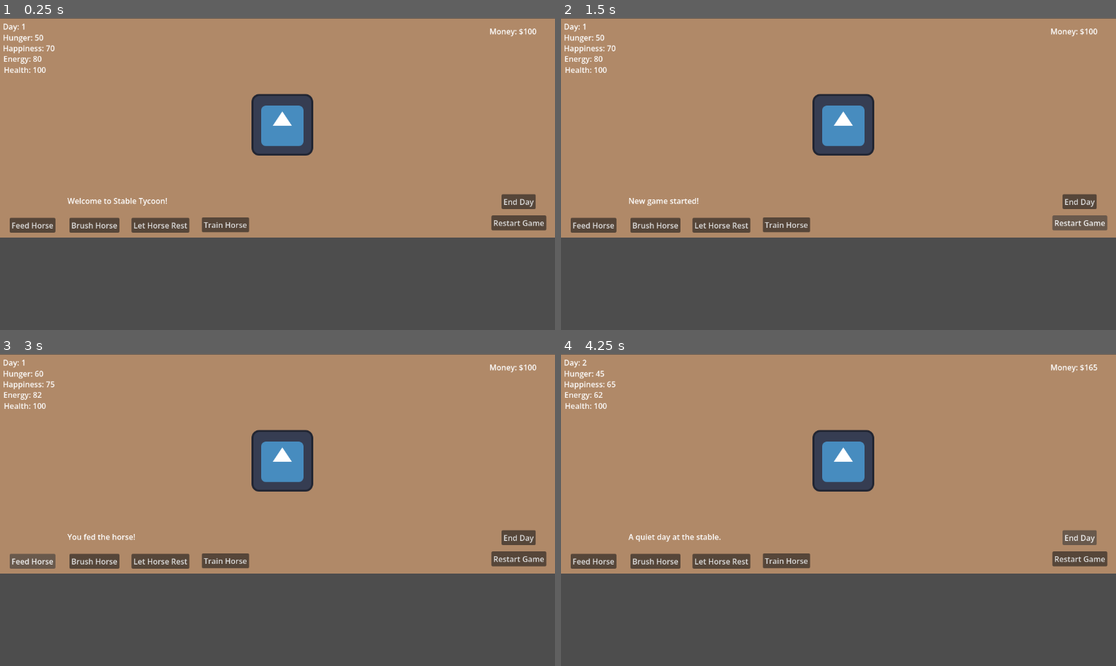
Above: before the commit, frames 1-4 (two rows, left to right).
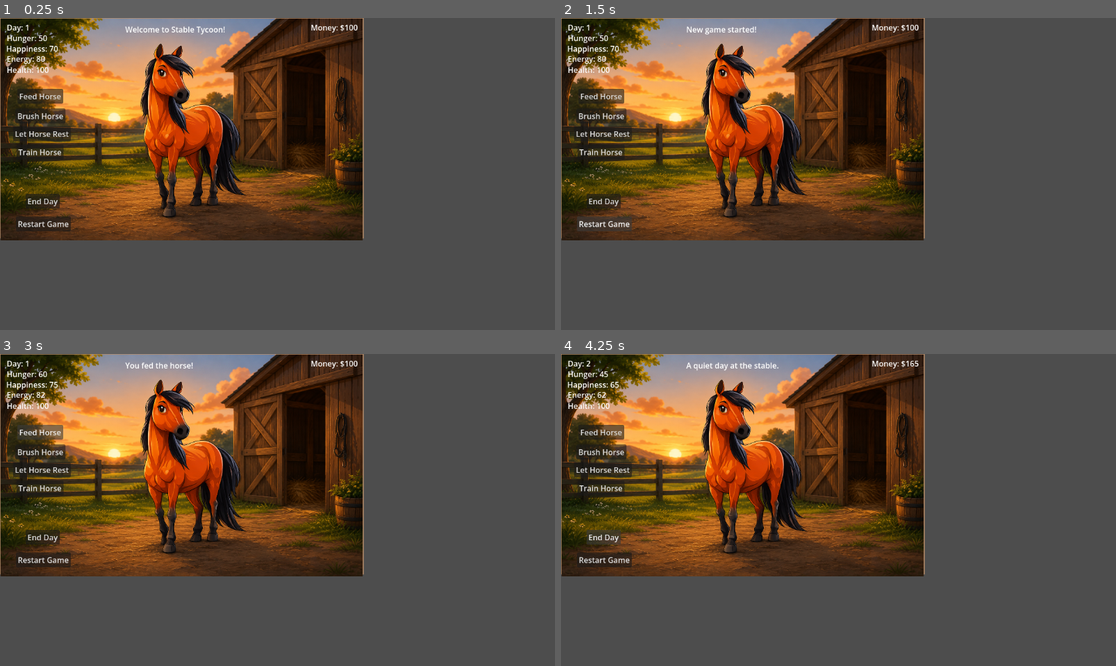
Above: after the commit, the same moments.

Repository: veronica-foltz/stable-tycoon
Game: Godot game, scene res://scenes/main.tscn
Same seed, same stepped clock (60 frames per second), same inputs: the game is played once before the commit and once after it. The engine's default icon, where the game draws it, is replaced by a stand-in: a white triangle on a blue panel in a dark square.
Inputs:
- Up to frame 1 (0.25 s): no input
- Up to frame 2 (1.5 s): click "Restart Game" at 0.5 s; click "Restart Game" at 1.25 s
- Up to frame 3 (3 s): click "Restart Game" at 2 s; click "Feed Horse" at 2.75 s
- Up to frame 4 (4.25 s): click "End Day" at 3.5 s

The runs differ from the first frame. In frame 1, 70% of the frame differs, in the area x 0-100%, y 0-72%; in frame 2, 70%; in frame 3, 70%; in frame 4, 70%.

Commit message:
Added background
Added background

Diff:
--- a/stable-tycoon/scenes/main.tscn
+++ b/stable-tycoon/scenes/main.tscn
@@ -1,7 +1,7 @@
 [gd_scene format=3 uid="uid://cmgda6tb7jxw5"]
 
 [ext_resource type="Script" uid="uid://djb77cmbuwl68" path="res://scenes/main.gd" id="1_0wfyh"]
-[ext_resource type="Texture2D" uid="uid://g1m0iwueooow" path="res://icon.svg" id="1_o5qli"]
+[ext_resource type="Texture2D" uid="uid://c0bovgnp80x3e" path="res://assets/images/Horse Final Picture.png" id="3_sugp2"]
 
 [node name="Main" type="Control" unique_id=170610734]
 layout_mode = 3
@@ -14,122 +14,122 @@
 
 [node name="ColorRect" type="ColorRect" parent="." unique_id=1607616042]
 layout_mode = 0
-offset_left = -1.0
-offset_top = 1.0
-offset_right = 1180.0
-offset_bottom = 456.0
+offset_top = -1.0
+offset_right = 755.0
+offset_bottom = 458.0
 color = Color(0.6901961, 0.5372549, 0.40784314, 1)
 
-[node name="Horse" type="TextureRect" parent="." unique_id=1936133364]
+[node name="HorseImage" type="TextureRect" parent="." unique_id=1419472070]
 layout_mode = 0
-offset_left = 522.0
-offset_top = 158.0
-offset_right = 650.0
-offset_bottom = 286.0
-texture = ExtResource("1_o5qli")
+offset_left = 1.0
+offset_top = 1.0
+offset_right = 1673.0
+offset_bottom = 1025.0
+scale = Vector2(0.45, 0.45)
+texture = ExtResource("3_sugp2")
 
 [node name="FeedButton" type="Button" parent="." unique_id=345679970]
 layout_mode = 0
-offset_left = 20.0
-offset_top = 415.0
-offset_right = 115.0
-offset_bottom = 446.0
+offset_left = 36.0
+offset_top = 147.0
+offset_right = 131.0
+offset_bottom = 178.0
 text = "Feed Horse"
 
 [node name="HungerLabel" type="Label" parent="." unique_id=2134655799]
 layout_mode = 0
-offset_left = 6.0
-offset_top = 29.0
-offset_right = 91.0
-offset_bottom = 55.0
+offset_left = 14.0
+offset_top = 30.0
+offset_right = 99.0
+offset_bottom = 56.0
 text = "Hunger: 50"
 
 [node name="HappinessLabel" type="Label" parent="." unique_id=1211012208]
 layout_mode = 0
-offset_left = 6.0
-offset_top = 51.0
-offset_right = 114.0
-offset_bottom = 74.0
+offset_left = 13.0
+offset_top = 52.0
+offset_right = 121.0
+offset_bottom = 75.0
 text = "Happiness: 70"
 
 [node name="EnergyLabel" type="Label" parent="." unique_id=222197063]
 layout_mode = 0
-offset_left = 7.0
+offset_left = 14.0
 offset_top = 73.0
-offset_right = 87.0
-offset_bottom = 96.0
+offset_right = 94.0
+offset_bottom = 97.0
 text = "Energy: 80"
 
 [node name="DayLabel" type="Label" parent="." unique_id=1117158441]
 layout_mode = 0
-offset_left = 6.0
-offset_top = 6.0
-offset_right = 54.0
-offset_bottom = 29.0
+offset_left = 14.0
+offset_top = 8.0
+offset_right = 62.0
+offset_bottom = 31.0
 text = "Day: 1"
 
 [node name="EndDayButton" type="Button" parent="." unique_id=381692743]
 layout_mode = 0
-offset_left = 1041.0
-offset_top = 366.0
-offset_right = 1112.0
-offset_bottom = 397.0
+offset_left = 53.0
+offset_top = 365.0
+offset_right = 124.0
+offset_bottom = 396.0
 text = "End Day"
 
 [node name="MoneyLabel" type="Label" parent="." unique_id=851404742]
 layout_mode = 0
-offset_left = 1016.0
-offset_top = 16.0
-offset_right = 1114.0
-offset_bottom = 39.0
+offset_left = 645.0
+offset_top = 8.0
+offset_right = 743.0
+offset_bottom = 31.0
 text = "Money: $100"
 
 [node name="BrushButton" type="Button" parent="." unique_id=2146063052]
 layout_mode = 0
-offset_left = 144.0
-offset_top = 415.0
-offset_right = 248.0
-offset_bottom = 446.0
+offset_left = 32.0
+offset_top = 188.0
+offset_right = 136.0
+offset_bottom = 219.0
 text = "Brush Horse"
 
 [node name="RestButton" type="Button" parent="." unique_id=211404699]
 layout_mode = 0
-offset_left = 273.0
-offset_top = 415.0
-offset_right = 393.0
-offset_bottom = 446.0
+offset_left = 27.0
+offset_top = 225.0
+offset_right = 147.0
+offset_bottom = 256.0
 text = "Let Horse Rest"
 
 [node name="TrainButton" type="Button" parent="." unique_id=827770987]
 layout_mode = 0
-offset_left = 419.0
-offset_top = 414.0
-offset_right = 517.0
-offset_bottom = 445.0
+offset_left = 34.0
+offset_top = 263.0
+offset_right = 132.0
+offset_bottom = 294.0
 text = "Train Horse"
 
 [node name="StatusLabel" type="Label" parent="." unique_id=232731945]
 layout_mode = 0
-offset_left = 140.0
-offset_top = 368.0
-offset_right = 352.0
-offset_bottom = 391.0
+offset_left = 260.0
+offset_top = 12.0
+offset_right = 472.0
+offset_bottom = 35.0
 text = "Welcome to Stable Tycoon! "
 
 [node name="HealthLabel" type="Label" parent="." unique_id=2082709946]
 layout_mode = 0
-offset_left = 8.0
+offset_left = 14.0
 offset_top = 96.0
-offset_right = 96.0
+offset_right = 102.0
 offset_bottom = 119.0
 text = "Health: 100"
 
 [node name="RestartButton" type="Button" parent="." unique_id=127704067]
 layout_mode = 0
-offset_left = 1020.0
-offset_top = 410.0
-offset_right = 1134.0
-offset_bottom = 441.0
+offset_left = 33.0
+offset_top = 412.0
+offset_right = 147.0
+offset_bottom = 443.0
 text = "Restart Game"
 
 [connection signal="pressed" from="FeedButton" to="." method="_on_feed_button_pressed"]
Binary file added: stable-tycoon/assets/images/Horse 2 Bright.png
Not shown, added: stable-tycoon/assets/images/Horse 2 Bright.png.import
Binary file added: stable-tycoon/assets/images/Horse Final Picture.png
Not shown, added: stable-tycoon/assets/images/Horse Final Picture.png.import
Binary file added: stable-tycoon/assets/images/Horse.png
Not shown, added: stable-tycoon/assets/images/Horse.png.import
Not shown, changed: .DS_Store
Not shown, added: stable-tycoon/.DS_Store
Not shown, added: stable-tycoon/assets/.DS_Store
Not shown, added: stable-tycoon/assets/images/.DS_Store
